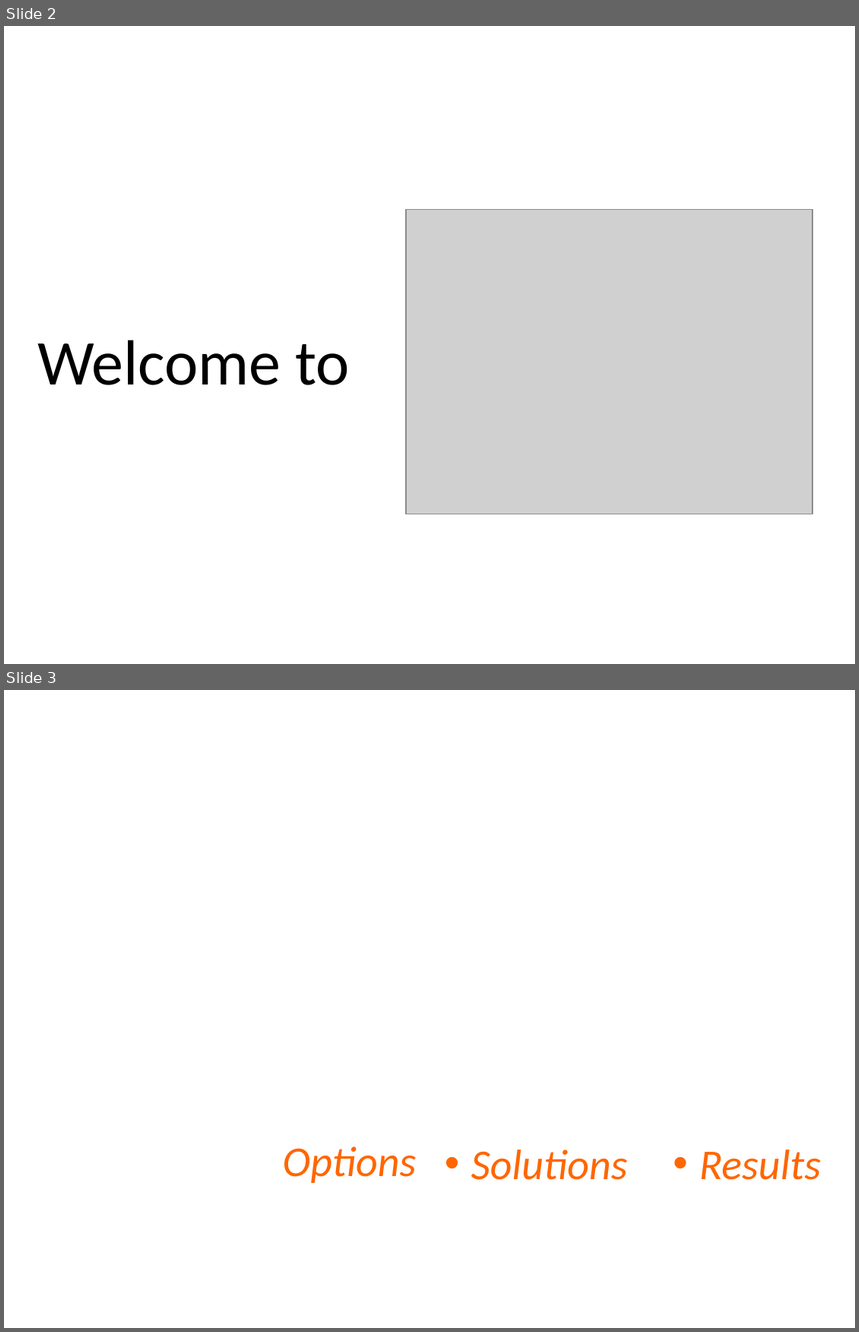
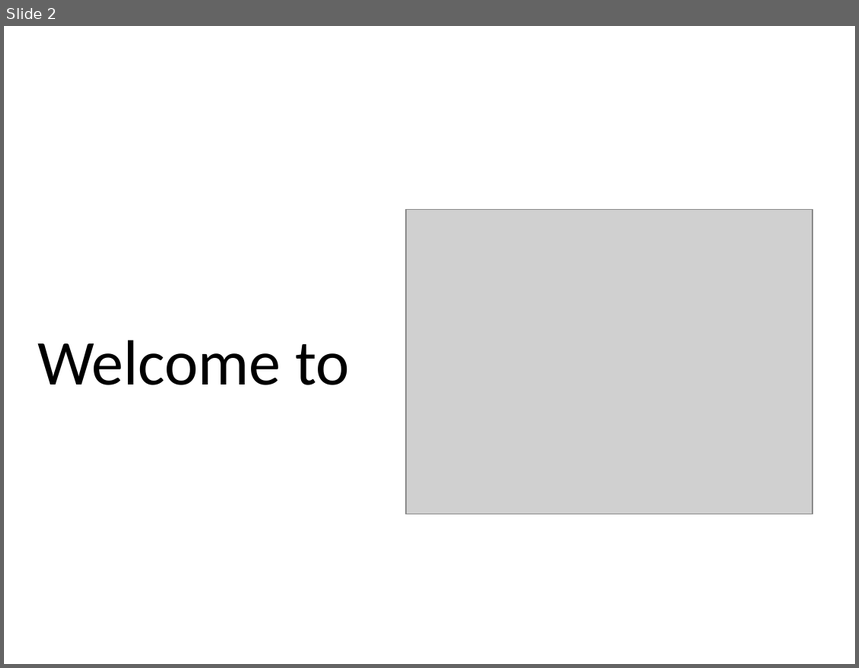
Before and after one commit to mguthrie67/website, a slide deck: images/slider/17ways website.pptx. Shown one above the other, each under a label of ours: slides 2 and 3 before the commit, slide 2 after it. The pictures are 859x1332 and 859x668 pixels, drawn with LibreOffice and Linux fonts; fonts in the diff are those of the drawing; grey boxes stand for pictures; background and template pictures are left out. Boxes give left, top, right and bottom in pixels: in the first picture for what was removed or moved away, otherwise in the second. Text is boxed around its words. In the diff, an @@ line names an element or a change of style, - is before the commit and + after.

```diff
--- a/images/slider/17ways website.pptx
+++ b/images/slider/17ways website.pptx
@@ slide 3 removed at box(4, 690, 855, 1328), background picture (left out) @@
@@ text removed at box(283, 1147, 417, 1183) @@
-Options
@@ text removed at box(471, 1150, 628, 1180) @@
-• Solutions
@@ text removed at box(699, 1150, 821, 1180) @@
-• Results
```
Also in this commit, not shown: 2 slides added, 29 other files.
